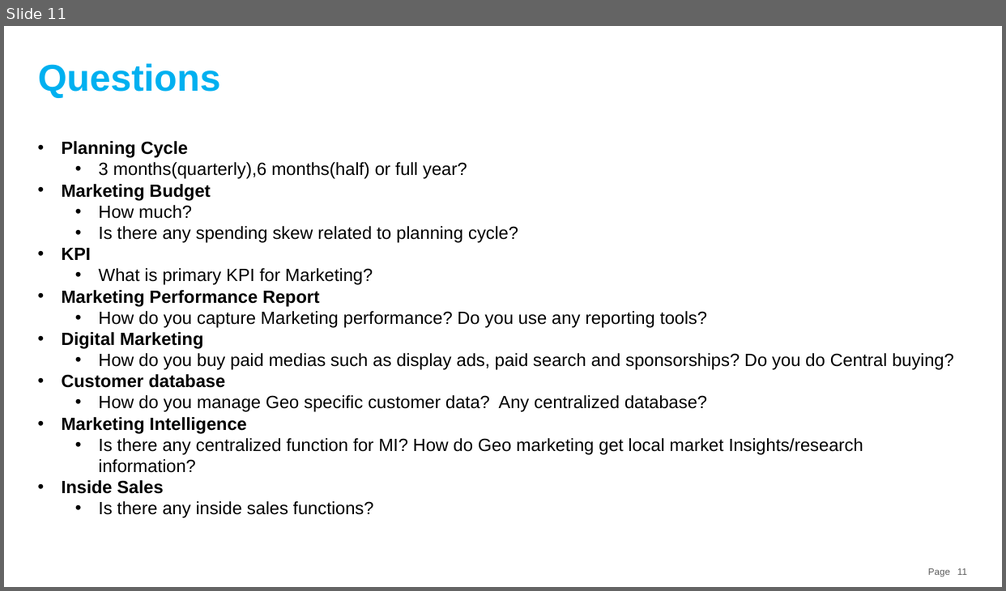
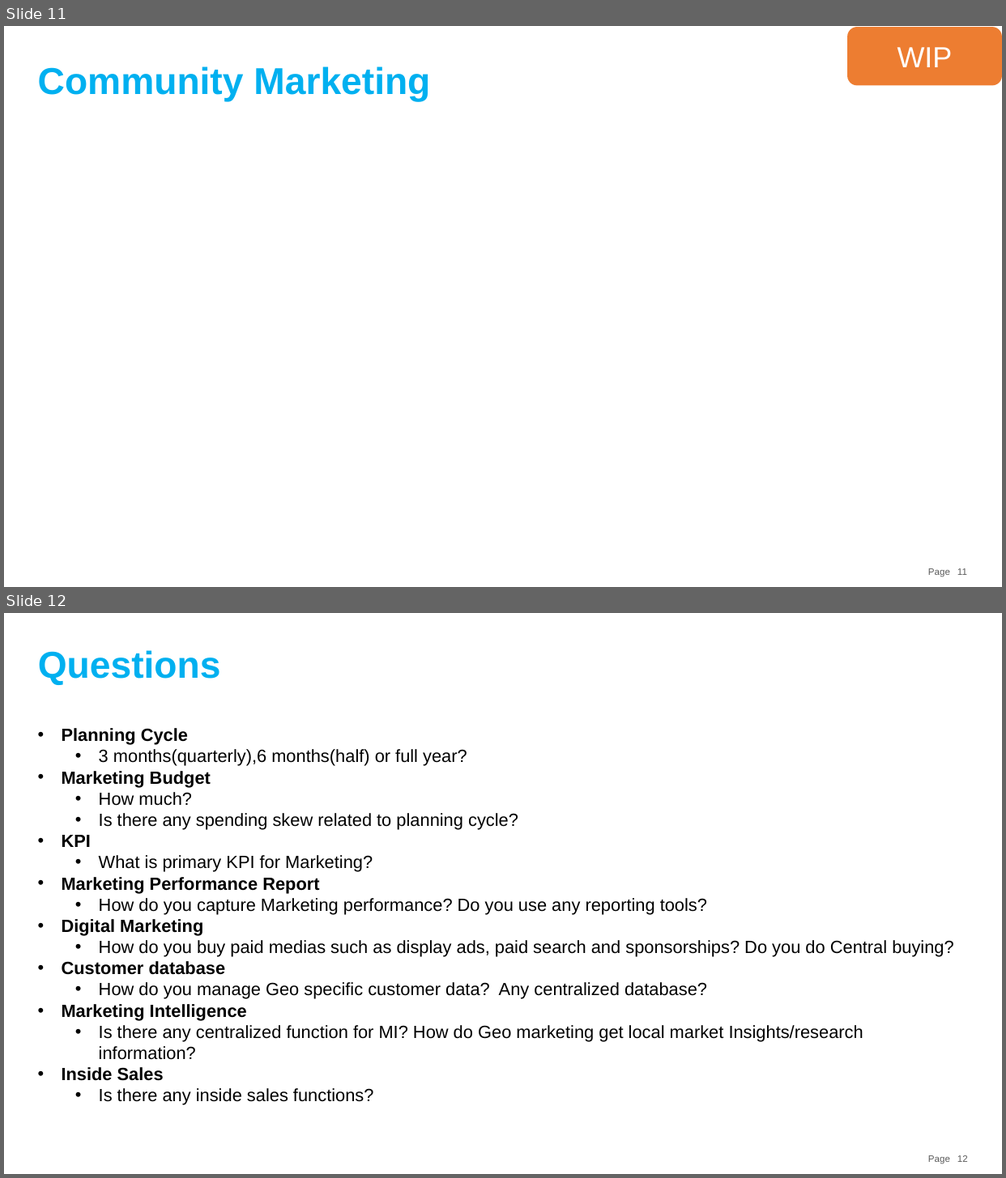
Before and after one commit to souebina/GitHub-Japan-Marketing-Plan, a slide deck: GitHub Japan Marketing Strategy.pptx. Shown one above the other, each under a label of ours: slide 11 before the commit, slides 11 and 12 after it. The pictures are 1006x591 and 1006x1178 pixels, drawn with LibreOffice and Linux fonts; fonts in the diff are those of the drawing. Boxes give left, top, right and bottom in pixels: in the first picture for what was removed or moved away, otherwise in the second. Text is boxed around its words. In the diff, an @@ line names an element or a change of style, - is before the commit and + after.

```diff
--- a/GitHub Japan Marketing Strategy.pptx
+++ b/GitHub Japan Marketing Strategy.pptx
@@ slide 11 added at (4,26,1002,587), background #FFFFFF; not listed: 2 template elements that a slide beside it also shows @@
@@ rounded rectangle added at (848,27,1002,85), fill #ED7D31, 28 pt, text #FFFFFF @@
+WIP
@@ text added at (38,66,430,102), 36 pt, text #00B0F0, bold @@
+  Community Marketing
@@ what was slide 11 is now slide 12 @@
@@ page number at (957,1156,968,1162): text changed @@
-11
+12
```
Also in this commit, not shown: 2 slides changed, 1 slide removed.
